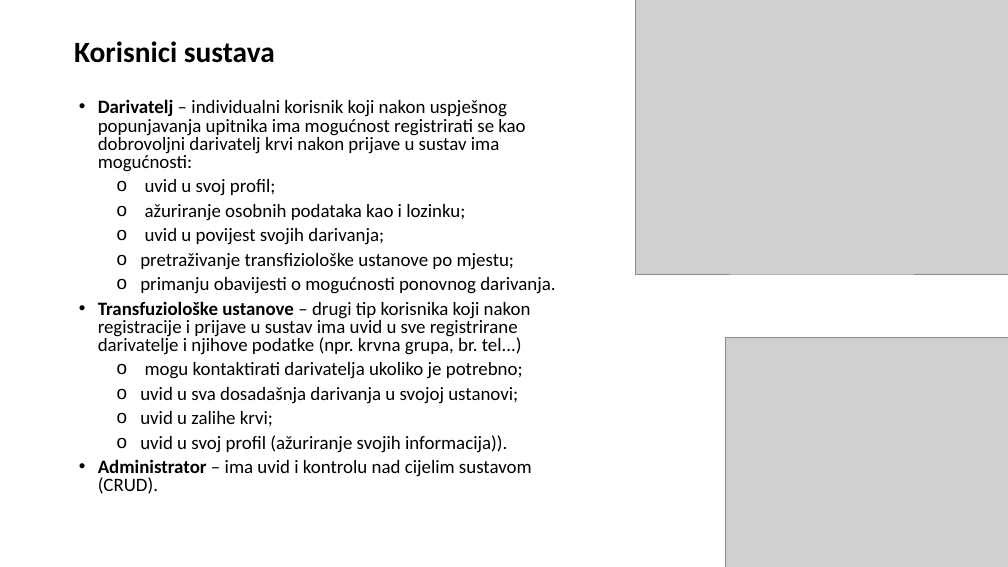
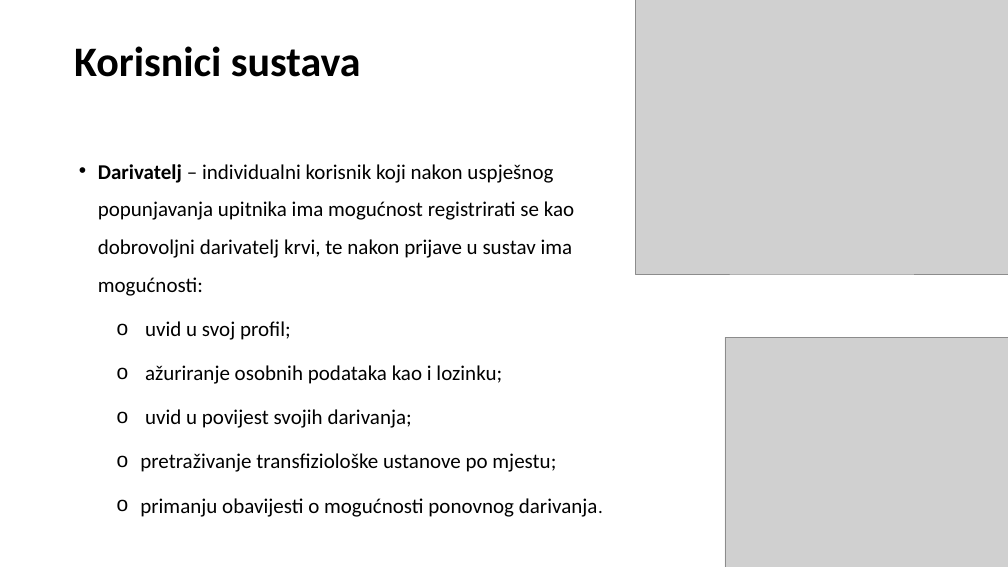
Before and after one commit to MarijanaOmazic/Prezentacija, a slide deck: slide 5 of Blood_register.pptx. Drawn at 1008x567 pixels with LibreOffice and Linux fonts; fonts in the diff are those of the drawing; grey boxes stand for pictures; background and template pictures are left out. Boxes give left, top, right and bottom in pixels: in the first picture for what was removed or moved away, otherwise in the second. Text is boxed around its words. In the diff, an @@ line names an element or a change of style, - is before the commit and + after.

```diff
--- a/Blood_register.pptx
+++ b/Blood_register.pptx
@@ text at <box>74,46,598,517</box>: size 28 to 40 pt in "Korisnici sustava"; size 18 to 20 pt in "uvid u svoj profil;", "ažuriranje osobnih podataka kao i lozinku;", "uvid u povijest svojih darivanja;", "pretraživanje transfiziološke ustanove po mjestu;" and 1 more places; line spacing 0.8 to 0.9; line spacing 0.8 to 1.5 @@
@@ text at <box>98,164,574,296</box>: text changed; size 18 to 20 pt @@
-• Darivatelj – individualni korisnik koji nakon uspješnog popunjavanja upitnika ima mogućnost registrirati se kao dobrovoljni darivatelj krvi nakon prijave u sustav ima mogućnosti:
+• Darivatelj – individualni korisnik koji nakon uspješnog popunjavanja upitnika ima mogućnost registrirati se kao dobrovoljni darivatelj krvi, te nakon prijave u sustav ima mogućnosti:
@@ text at <box>98,301,532,494</box>: paragraphs removed @@
-• Transfuziološke ustanove – drugi tip korisnika koji nakon registracije i prijave u sustav ima uvid u sve registrirane darivatelje i njihove podatke (npr. krvna grupa, br. tel...)
-  o mogu kontaktirati darivatelja ukoliko je potrebno;
-  o uvid u sva dosadašnja darivanja u svojoj ustanovi;
-  o uvid u zalihe krvi;
-  o uvid u svoj profil (ažuriranje svojih informacija)).
-• Administrator – ima uvid i kontrolu nad cijelim sustavom (CRUD).
```
Also in this commit, not shown: 12 other slides changed, 9 slides added, 1 slide removed.
